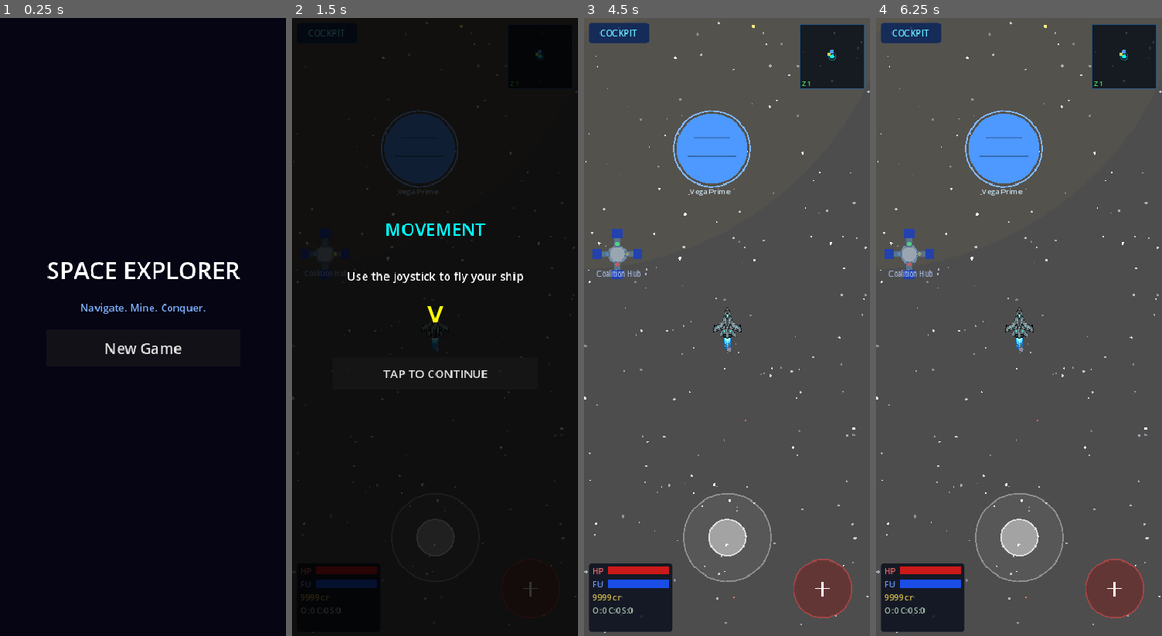
Above: before the commit, frames 1-4 (left to right).
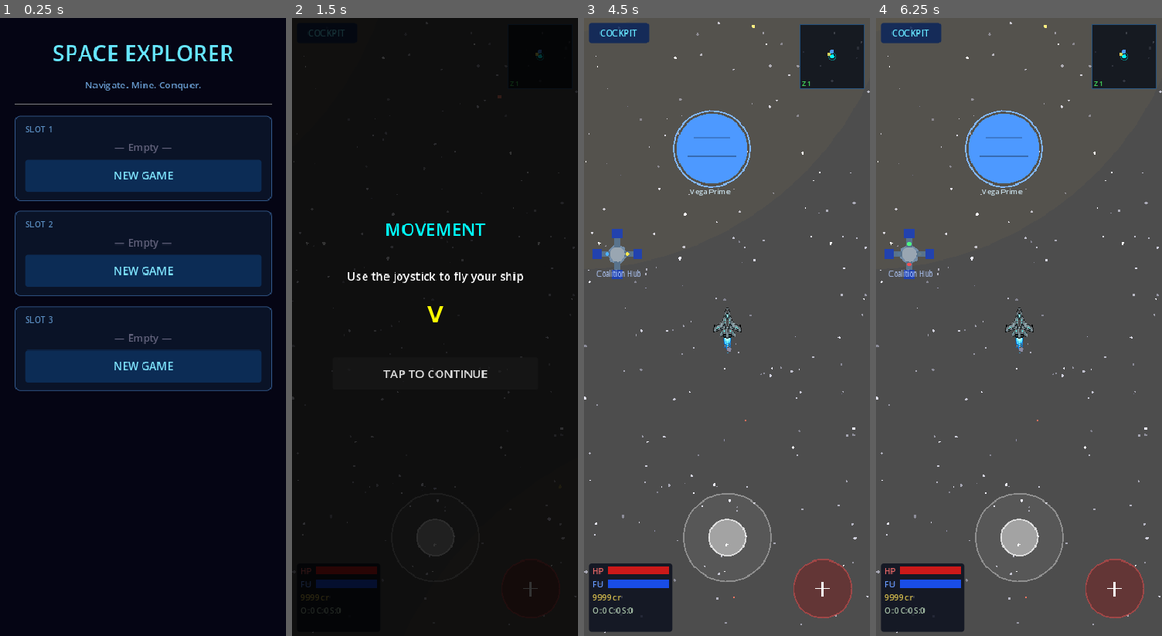
Above: after the commit, the same moments.

Repository: ichizh8/space-game-rt
Game: Godot game, scene res://scenes/main_menu.tscn
Same seed, same stepped clock (60 frames per second), same inputs: the game is played once before the commit and once after it.
Inputs (mouse positions are in pixels of both pictures, inside the frame that each line leads up to):
- Up to frame 1 (0.25 s): no input
- Up to frame 2 (1.5 s): click (435, 345) at 0.5 s, where only the run before the commit has a clickable "New Game"; click (435, 172) at 1.25 s, where only the run after the commit has a clickable "NEW GAME"
- Up to frame 3 (4.5 s): click "TAP TO CONTINUE" at 2 s; click "TAP TO CONTINUE" at 2.75 s; click "COCKPIT" at 3.5 s; click "GOT IT" at 4.25 s
- Up to frame 4 (6.25 s): click "COCKPIT" at 5 s; click "X" at 5.75 s

The runs differ from the first frame. In frame 1, 16% of the frame differs, in the area x 5-96%, y 4-61%; in frame 2, 2.5%; in frame 3, less than 0.1%; in frame 4, less than 0.1%.

Commit message:
v90: 3-slot save system, spawn at last position, slot select main menu

Diff:
--- a/scripts/game_state.gd
+++ b/scripts/game_state.gd
@@ -63,6 +63,8 @@
 
 # Last planet the player visited (for respawn)
 var last_planet_id: String = ""
+# Saved spawn position restored from save file (consumed on use)
+var saved_player_pos: Vector2 = Vector2.ZERO
 
 # Sector system
 var current_sector: int = 1
@@ -397,6 +399,7 @@
 
 func travel_to_sector(sector_id: int) -> void:
 	current_sector = sector_id
+	SaveManager.save_game()
 	get_tree().reload_current_scene()
 
 
@@ -418,6 +421,7 @@
 	player_damage_bonus = 0.0
 	player_mining_speed_bonus = 0.0
 	last_planet_id = ""
+	saved_player_pos = Vector2.ZERO
 	map_visited_trail = []
 	# do NOT reset map_discovered_planets
 	session_kills = 0
--- a/scripts/main_menu.gd
+++ b/scripts/main_menu.gd
@@ -1,23 +1,250 @@
 extends Control
 
-@onready var title_label: Label = $VBoxContainer/TitleLabel
-@onready var new_game_btn: Button = $VBoxContainer/NewGameButton
-@onready var continue_btn: Button = $VBoxContainer/ContinueButton
-
 
 func _ready() -> void:
-	new_game_btn.pressed.connect(_on_new_game)
-	continue_btn.pressed.connect(_on_continue)
-	# Check if save exists
-	continue_btn.visible = FileAccess.file_exists("user://save_game.json")
-
-
-func _on_new_game() -> void:
+	# Remove static nodes from .tscn; we build everything in code
+	for child in get_children():
+		if child.name != "Background":
+			child.queue_free()
+	call_deferred("_build_ui")
+
+
+func _build_ui() -> void:
+	var margin := MarginContainer.new()
+	margin.set_anchors_preset(Control.PRESET_FULL_RECT)
+	margin.add_theme_constant_override("margin_left", 20)
+	margin.add_theme_constant_override("margin_right", 20)
+	margin.add_theme_constant_override("margin_top", 28)
+	margin.add_theme_constant_override("margin_bottom", 20)
+	add_child(margin)
+
+	var scroll := ScrollContainer.new()
+	scroll.size_flags_vertical = Control.SIZE_EXPAND_FILL
+	scroll.size_flags_horizontal = Control.SIZE_EXPAND_FILL
+	margin.add_child(scroll)
+
+	var outer := VBoxContainer.new()
+	outer.size_flags_horizontal = Control.SIZE_EXPAND_FILL
+	outer.add_theme_constant_override("separation", 14)
+	scroll.add_child(outer)
+
+	# Title
+	var title := Label.new()
+	title.text = "SPACE EXPLORER"
+	title.add_theme_font_size_override("font_size", 30)
+	title.add_theme_color_override("font_color", Color(0.4, 0.9, 1.0))
+	title.horizontal_alignment = HORIZONTAL_ALIGNMENT_CENTER
+	outer.add_child(title)
+
+	var sub := Label.new()
+	sub.text = "Navigate. Mine. Conquer."
+	sub.add_theme_font_size_override("font_size", 13)
+	sub.add_theme_color_override("font_color", Color(0.4, 0.6, 0.8))
+	sub.horizontal_alignment = HORIZONTAL_ALIGNMENT_CENTER
+	outer.add_child(sub)
+
+	outer.add_child(HSeparator.new())
+
+	# Slot cards
+	for slot in range(1, SaveManager.SLOT_COUNT + 1):
+		outer.add_child(_make_slot_card(slot, outer))
+
+
+func _make_slot_card(slot: int, outer: VBoxContainer) -> PanelContainer:
+	var card := PanelContainer.new()
+	var cstyle := StyleBoxFlat.new()
+	cstyle.bg_color = Color(0.04, 0.08, 0.16, 0.92)
+	cstyle.border_color = Color(0.2, 0.35, 0.55)
+	cstyle.set_border_width_all(1)
+	cstyle.corner_radius_top_left = 6
+	cstyle.corner_radius_top_right = 6
+	cstyle.corner_radius_bottom_left = 6
+	cstyle.corner_radius_bottom_right = 6
+	cstyle.content_margin_left = 14
+	cstyle.content_margin_right = 14
+	cstyle.content_margin_top = 12
+	cstyle.content_margin_bottom = 12
+	card.add_theme_stylebox_override("panel", cstyle)
+
+	var vbox := VBoxContainer.new()
+	vbox.add_theme_constant_override("separation", 7)
+	card.add_child(vbox)
+
+	# Slot header label
+	var slot_lbl := Label.new()
+	slot_lbl.text = "SLOT %d" % slot
+	slot_lbl.add_theme_font_size_override("font_size", 11)
+	slot_lbl.add_theme_color_override("font_color", Color(0.35, 0.55, 0.75))
+	vbox.add_child(slot_lbl)
+
+	var summary := SaveManager.get_slot_summary(slot)
+
+	if summary.is_empty():
+		_fill_empty_slot(vbox, slot)
+	else:
+		_fill_occupied_slot(vbox, slot, summary, card, outer)
+
+	return card
+
+
+func _fill_empty_slot(vbox: VBoxContainer, slot: int) -> void:
+	var empty_lbl := Label.new()
+	empty_lbl.text = "— Empty —"
+	empty_lbl.add_theme_font_size_override("font_size", 14)
+	empty_lbl.add_theme_color_override("font_color", Color(0.38, 0.38, 0.48))
+	empty_lbl.horizontal_alignment = HORIZONTAL_ALIGNMENT_CENTER
+	vbox.add_child(empty_lbl)
+
+	var new_btn := Button.new()
+	new_btn.text = "NEW GAME"
+	new_btn.custom_minimum_size.y = 44
+	new_btn.add_theme_font_size_override("font_size", 15)
+	var nbstyle := StyleBoxFlat.new()
+	nbstyle.bg_color = Color(0.05, 0.18, 0.35, 0.92)
+	nbstyle.corner_radius_top_left = 4
+	nbstyle.corner_radius_top_right = 4
+	nbstyle.corner_radius_bottom_left = 4
+	nbstyle.corner_radius_bottom_right = 4
+	new_btn.add_theme_stylebox_override("normal", nbstyle)
+	new_btn.add_theme_color_override("font_color", Color(0.5, 0.9, 1.0))
+	new_btn.pressed.connect(_on_new_game.bind(slot))
+	vbox.add_child(new_btn)
+
+
+func _fill_occupied_slot(vbox: VBoxContainer, slot: int, summary: Dictionary,
+		card: PanelContainer, outer: VBoxContainer) -> void:
+	var sector_name: String = summary.get("sector_name", "Unknown")
+	var credits: int = summary.get("credits", 0)
+	var hull: float = summary.get("hull", 100.0)
+	var max_hull: float = summary.get("max_hull", 100.0)
+	var hull_pct: int = int(round(hull / max(max_hull, 1.0) * 100.0))
+	var ts: float = summary.get("timestamp", 0.0)
+	var act: int = summary.get("story_act", 1)
+
+	var info_lbl := Label.new()
+	info_lbl.text = "%s  —  Act %d" % [sector_name, act]
+	info_lbl.add_theme_font_size_override("font_size", 15)
+	info_lbl.add_theme_color_override("font_color", Color(0.85, 0.85, 0.95))
+	vbox.add_child(info_lbl)
+
+	var stat_row := HBoxContainer.new()
+	stat_row.add_theme_constant_override("separation", 12)
+	vbox.add_child(stat_row)
+
+	var hull_col: Color = Color(0.4, 1.0, 0.5) if hull_pct > 50 else (Color(1.0, 0.8, 0.2) if hull_pct > 25 else Color(1.0, 0.35, 0.35))
+	var hull_lbl := Label.new()
+	hull_lbl.text = "Hull %d%%" % hull_pct
+	hull_lbl.add_theme_font_size_override("font_size", 12)
+	hull_lbl.add_theme_color_override("font_color", hull_col)
+	stat_row.add_child(hull_lbl)
+
+	var cr_lbl := Label.new()
+	cr_lbl.text = "%d cr" % credits
+	cr_lbl.add_theme_font_size_override("font_size", 12)
+	cr_lbl.add_theme_color_override("font_color", Color(0.85, 0.75, 0.3))
+	stat_row.add_child(cr_lbl)
+
+	if ts > 0.0:
+		var dt: Dictionary = Time.get_datetime_dict_from_unix_time(int(ts))
+		var ts_lbl := Label.new()
+		ts_lbl.text = "%02d/%02d %02d:%02d" % [dt.month, dt.day, dt.hour, dt.minute]
+		ts_lbl.add_theme_font_size_override("font_size", 11)
+		ts_lbl.add_theme_color_override("font_color", Color(0.42, 0.42, 0.52))
+		ts_lbl.size_flags_horizontal = Control.SIZE_EXPAND_FILL
+		ts_lbl.horizontal_alignment = HORIZONTAL_ALIGNMENT_RIGHT
+		stat_row.add_child(ts_lbl)
+
+	var btn_row := HBoxContainer.new()
+	btn_row.add_theme_constant_override("separation", 8)
+	vbox.add_child(btn_row)
+
+	var cont_btn := Button.new()
+	cont_btn.text = "CONTINUE"
+	cont_btn.custom_minimum_size = Vector2(0, 44)
+	cont_btn.size_flags_horizontal = Control.SIZE_EXPAND_FILL
+	cont_btn.add_theme_font_size_override("font_size", 15)
+	var cstyle := StyleBoxFlat.new()
+	cstyle.bg_color = Color(0.04, 0.22, 0.08, 0.92)
+	cstyle.corner_radius_top_left = 4
+	cstyle.corner_radius_top_right = 4
+	cstyle.corner_radius_bottom_left = 4
+	cstyle.corner_radius_bottom_right = 4
+	cont_btn.add_theme_stylebox_override("normal", cstyle)
+	cont_btn.add_theme_color_override("font_color", Color(0.35, 1.0, 0.5))
+	cont_btn.pressed.connect(_on_continue.bind(slot))
+	btn_row.add_child(cont_btn)
+
+	var erase_btn := Button.new()
+	erase_btn.text = "ERASE"
+	erase_btn.custom_minimum_size = Vector2(76, 44)
+	erase_btn.add_theme_font_size_override("font_size", 13)
+	var estyle := StyleBoxFlat.new()
+	estyle.bg_color = Color(0.22, 0.04, 0.04, 0.92)
+	estyle.corner_radius_top_left = 4
+	estyle.corner_radius_top_right = 4
+	estyle.corner_radius_bottom_left = 4
+	estyle.corner_radius_bottom_right = 4
+	erase_btn.add_theme_stylebox_override("normal", estyle)
+	erase_btn.add_theme_color_override("font_color", Color(1.0, 0.38, 0.38))
+	erase_btn.pressed.connect(_on_erase_confirm.bind(slot, vbox))
+	btn_row.add_child(erase_btn)
+
+
+func _on_erase_confirm(slot: int, vbox: VBoxContainer) -> void:
+	for c in vbox.get_children():
+		c.queue_free()
+
+	var slot_lbl := Label.new()
+	slot_lbl.text = "SLOT %d" % slot
+	slot_lbl.add_theme_font_size_override("font_size", 11)
+	slot_lbl.add_theme_color_override("font_color", Color(0.35, 0.55, 0.75))
+	vbox.add_child(slot_lbl)
+
+	var confirm_lbl := Label.new()
+	confirm_lbl.text = "Erase this save?"
+	confirm_lbl.add_theme_font_size_override("font_size", 14)
+	confirm_lbl.add_theme_color_override("font_color", Color(1.0, 0.5, 0.3))
+	confirm_lbl.horizontal_alignment = HORIZONTAL_ALIGNMENT_CENTER
+	vbox.add_child(confirm_lbl)
+
+	var row := HBoxContainer.new()
+	row.add_theme_constant_override("separation", 8)
+	vbox.add_child(row)
+
+	var yes_btn := Button.new()
+	yes_btn.text = "ERASE"
+	yes_btn.custom_minimum_size = Vector2(0, 42)
+	yes_btn.size_flags_horizontal = Control.SIZE_EXPAND_FILL
+	yes_btn.add_theme_font_size_override("font_size", 14)
+	yes_btn.add_theme_color_override("font_color", Color(1.0, 0.3, 0.3))
+	yes_btn.pressed.connect(func():
+		SaveManager.delete_save(slot)
+		_rebuild_ui())
+	row.add_child(yes_btn)
+
+	var cancel_btn := Button.new()
+	cancel_btn.text = "CANCEL"
+	cancel_btn.custom_minimum_size = Vector2(0, 42)
+	cancel_btn.size_flags_horizontal = Control.SIZE_EXPAND_FILL
+	cancel_btn.add_theme_font_size_override("font_size", 14)
+	cancel_btn.pressed.connect(_rebuild_ui)
+	row.add_child(cancel_btn)
+
+
+func _rebuild_ui() -> void:
+	for c in get_children():
+		if c.name != "Background":
+			c.queue_free()
+	call_deferred("_build_ui")
+
+
+func _on_new_game(slot: int) -> void:
+	SaveManager.active_slot = slot
 	GameState.reset_game()
-	SaveManager.delete_save()
+	SaveManager.delete_save(slot)
 	get_tree().change_scene_to_file("res://scenes/space_world.tscn")
 
 
-func _on_continue() -> void:
-	if SaveManager.load_game():
+func _on_continue(slot: int) -> void:
+	if SaveManager.load_game(slot):
 		get_tree().change_scene_to_file("res://scenes/space_world.tscn")
--- a/scripts/save_manager.gd
+++ b/scripts/save_manager.gd
@@ -1,9 +1,57 @@
 extends Node
 
-const SAVE_PATH := "user://save_game.json"
+var active_slot: int = 0  # 0 = no slot active; set before starting/loading a game
+
+const SLOT_COUNT := 3
+const SECTOR_NAMES: Dictionary = {
+	1: "Helion System",
+	2: "Karath System",
+	3: "Skull System",
+	4: "The Void"
+}
+
+
+func _get_slot_path(slot: int) -> String:
+	return "user://save_slot_%d.json" % slot
+
+
+func has_save(slot: int) -> bool:
+	return FileAccess.file_exists(_get_slot_path(slot))
+
+
+func get_slot_summary(slot: int) -> Dictionary:
+	if not has_save(slot):
+		return {}
+	var file := FileAccess.open(_get_slot_path(slot), FileAccess.READ)
+	if not file:
+		return {}
+	var json := JSON.new()
+	var err: int = json.parse(file.get_as_text())
+	file.close()
+	if err != OK:
+		return {}
+	var data: Dictionary = json.data
+	return {
+		"credits": int(data.get("credits", 0)),
+		"hull": float(data.get("hull", 100.0)),
+		"max_hull": float(data.get("max_hull", 100.0)),
+		"sector": int(data.get("current_sector", 1)),
+		"sector_name": str(SECTOR_NAMES.get(int(data.get("current_sector", 1)), "Unknown")),
+		"timestamp": float(data.get("timestamp", 0.0)),
+		"story_act": int(data.get("story_act", 1)),
+	}
 
 
 func save_game() -> void:
+	if active_slot == 0:
+		return
+	var px: float = 0.0
+	var py: float = 0.0
+	var player := get_tree().get_first_node_in_group("player") as Node2D
+	if is_instance_valid(player):
+		px = player.global_position.x
+		py = player.global_position.y
+
 	var data := {
 		"hull": GameState.hull,
 		"max_hull": GameState.max_hull,
@@ -33,28 +81,30 @@
 		"story_act": GameState.story_act,
 		"story_flags": GameState.story_flags.duplicate(),
 		"current_sector": GameState.current_sector,
+		"player_pos_x": px,
+		"player_pos_y": py,
+		"timestamp": Time.get_unix_time_from_system(),
 	}
 	var json_string := JSON.stringify(data, "\t")
-	var file := FileAccess.open(SAVE_PATH, FileAccess.WRITE)
+	var file := FileAccess.open(_get_slot_path(active_slot), FileAccess.WRITE)
 	if file:
 		file.store_string(json_string)
 		file.close()
 
 
-func load_game() -> bool:
-	if not FileAccess.file_exists(SAVE_PATH):
+func load_game(slot: int) -> bool:
+	if not has_save(slot):
 		return false
-	var file := FileAccess.open(SAVE_PATH, FileAccess.READ)
+	var file := FileAccess.open(_get_slot_path(slot), FileAccess.READ)
 	if not file:
 		return false
-	var json_string := file.get_as_text()
+	var json := JSON.new()
+	var error: int = json.parse(file.get_as_text())
 	file.close()
-
-	var json := JSON.new()
-	var error := json.parse(json_string)
 	if error != OK:
 		return false
 
+	active_slot = slot
 	var data: Dictionary = json.data
 	GameState.hull = float(data.get("hull", 100.0))
 	GameState.max_hull = float(data.get("max_hull", 100.0))
@@ -97,9 +147,16 @@
 			"name": str(entry.get("name", "")),
 			"color_h": float(entry.get("color_h", 0.3))
 		}
+	# Restore spawn position
+	var ppx: float = float(data.get("player_pos_x", 0.0))
+	var ppy: float = float(data.get("player_pos_y", 0.0))
+	if ppx != 0.0 or ppy != 0.0:
+		GameState.saved_player_pos = Vector2(ppx, ppy)
 	return true
 
 
-func delete_save() -> void:
-	if FileAccess.file_exists(SAVE_PATH):
-		DirAccess.remove_absolute(SAVE_PATH)
+func delete_save(slot: int) -> void:
+	if has_save(slot):
+		DirAccess.remove_absolute(ProjectSettings.globalize_path(_get_slot_path(slot)))
+	if active_slot == slot:
+		active_slot = 0
--- a/scripts/sector_loader.gd
+++ b/scripts/sector_loader.gd
@@ -70,6 +70,9 @@
 	var ship: Node2D = get_tree().get_first_node_in_group("player") as Node2D
 	if is_instance_valid(ship):
 		var spawn: Vector2 = data.get("PLAYER_SPAWN") if data.get("PLAYER_SPAWN") != null else Vector2.ZERO
+		if GameState.saved_player_pos != Vector2.ZERO:
+			spawn = GameState.saved_player_pos
+			GameState.saved_player_pos = Vector2.ZERO  # consume once
 		ship.global_position = spawn
 
 	# Place sun
Not shown, changed: web-export/index.html
Not shown, changed: web-export/index.pck
